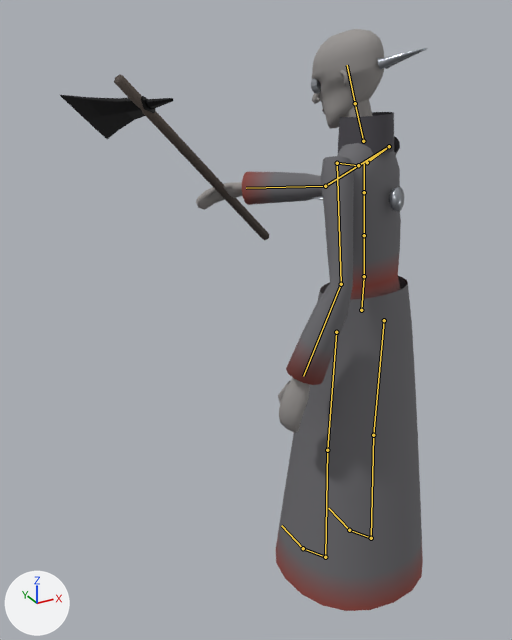
The glTF model assets/models/characters/inquisitor.glb as it was, and as the next commit left it.
Before and after are seen from a camera (50 mm lens) standing at (-1.39, -1.78, 2.05) and looking at (-0.23, 0.34, 0.99). Every picture has the same lights, and +X, +Y and +Z are marked at lower left. The picture after the commit comes second. Both versions are drawn at frame 9 of the action 'melee'; the numbers are the values there. The bones that change, and the others that lie on the model, are drawn over the model as lines.

In view in the first picture: 'Inquisitor'.
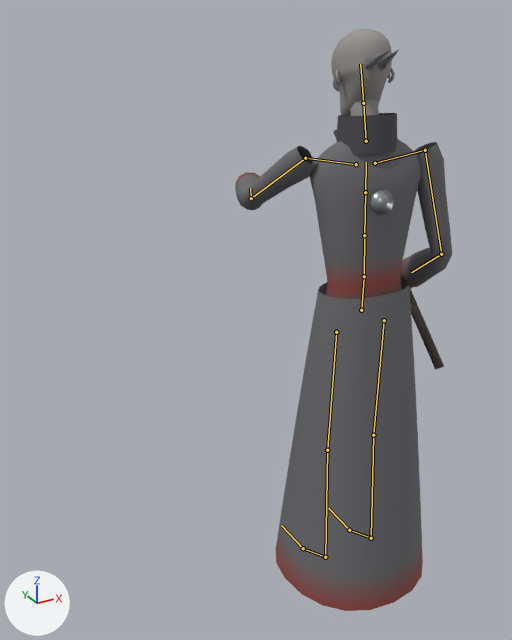
What differs and where, as boxes (x1, y1, x2, y2) in the pictures (512 x 640 px):
'Inquisitor', posed (41% narrower)
    before: (60, 29, 428, 611)
    after: (235, 29, 452, 611)
bone 'Chest', root to tip
    before: (364, 235) to (364, 192)
    after: (364, 235) to (365, 192)
bone 'UpperChest', root to tip
    before: (364, 192) to (364, 162)
    after: (365, 192) to (366, 162)
bone 'RightUpperArm', root to tip
    before: (389, 146) to (325, 186)
    after: (425, 150) to (441, 254)
bone 'RightLowerArm', root to tip
    before: (325, 186) to (246, 188)
    after: (441, 254) to (411, 272)
bone 'LeftUpperArm', root to tip
    before: (337, 163) to (341, 284)
    after: (305, 158) to (251, 198)
bone 'LeftLowerArm', root to tip
    before: (341, 284) to (303, 376)
    after: (251, 198) to (250, 188)

The edits, one by one:
Bone 'Spine' (bone_spine) turns from (3, 9, 0) to (3, -4, 0) degrees about its own x, y and z.
Bone 'Chest' (bone_chest) turns from (4, 10, 0) to (3, -5, 0) degrees about its own x, y and z.
Bone 'UpperChest' (bone_upperchest) turns from (4, 10, 1) to (3, -5, 0) degrees about its own x, y and z.
Bone 'RightUpperArm' (bone_rightupperarm) turns from (64, -6, -13) to (6, 0, 26) degrees about its own x, y and z.
Bone 'RightLowerArm' (bone_rightlowerarm) turns from (35, 0, 0) to (58, 0, 0) degrees about its own x, y and z.
Bone 'LeftUpperArm' (bone_leftupperarm) turns from (0, 1, -26) to (63, 6, 13) degrees about its own x, y and z.
Bone 'LeftLowerArm' (bone_leftlowerarm) turns from (20, 0, 0) to (35, 0, 0) degrees about its own x, y and z.
